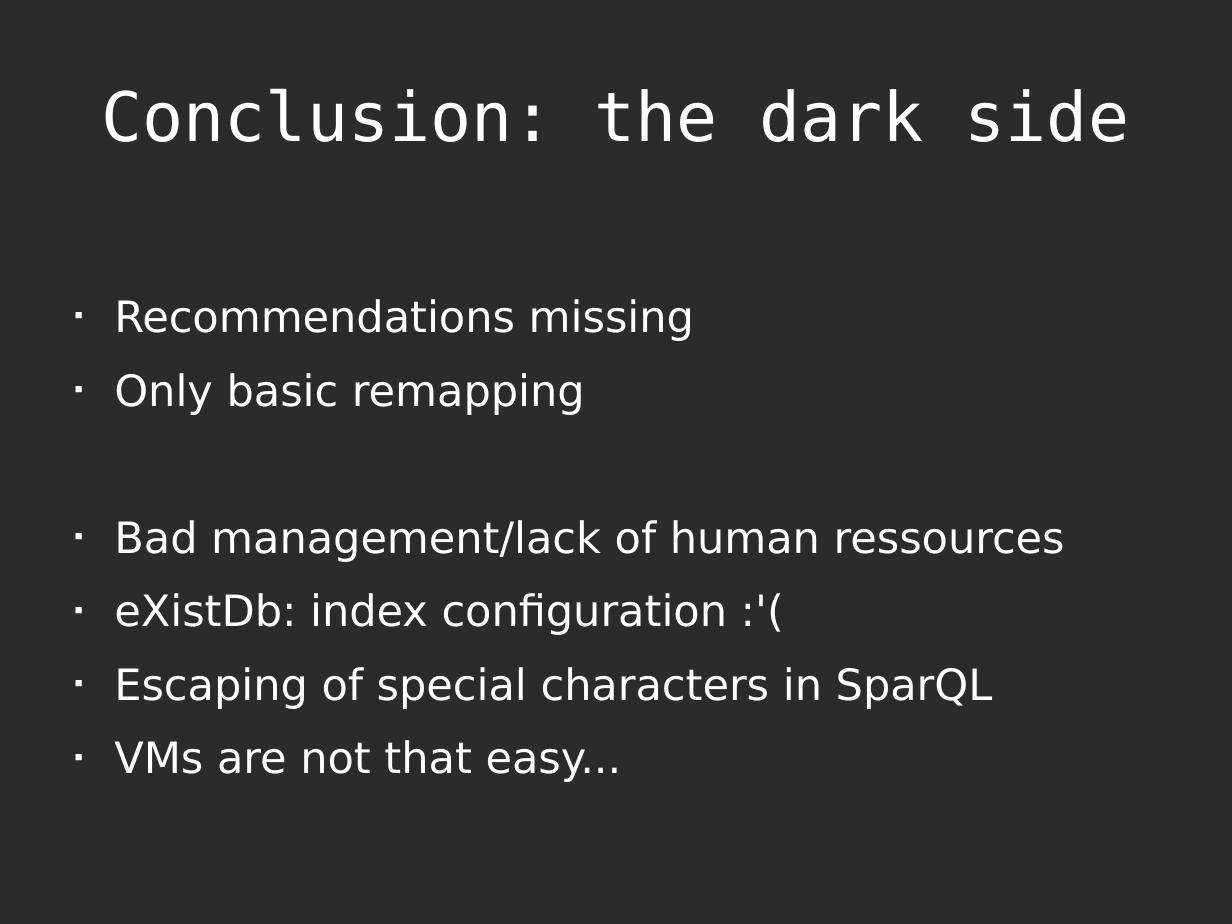
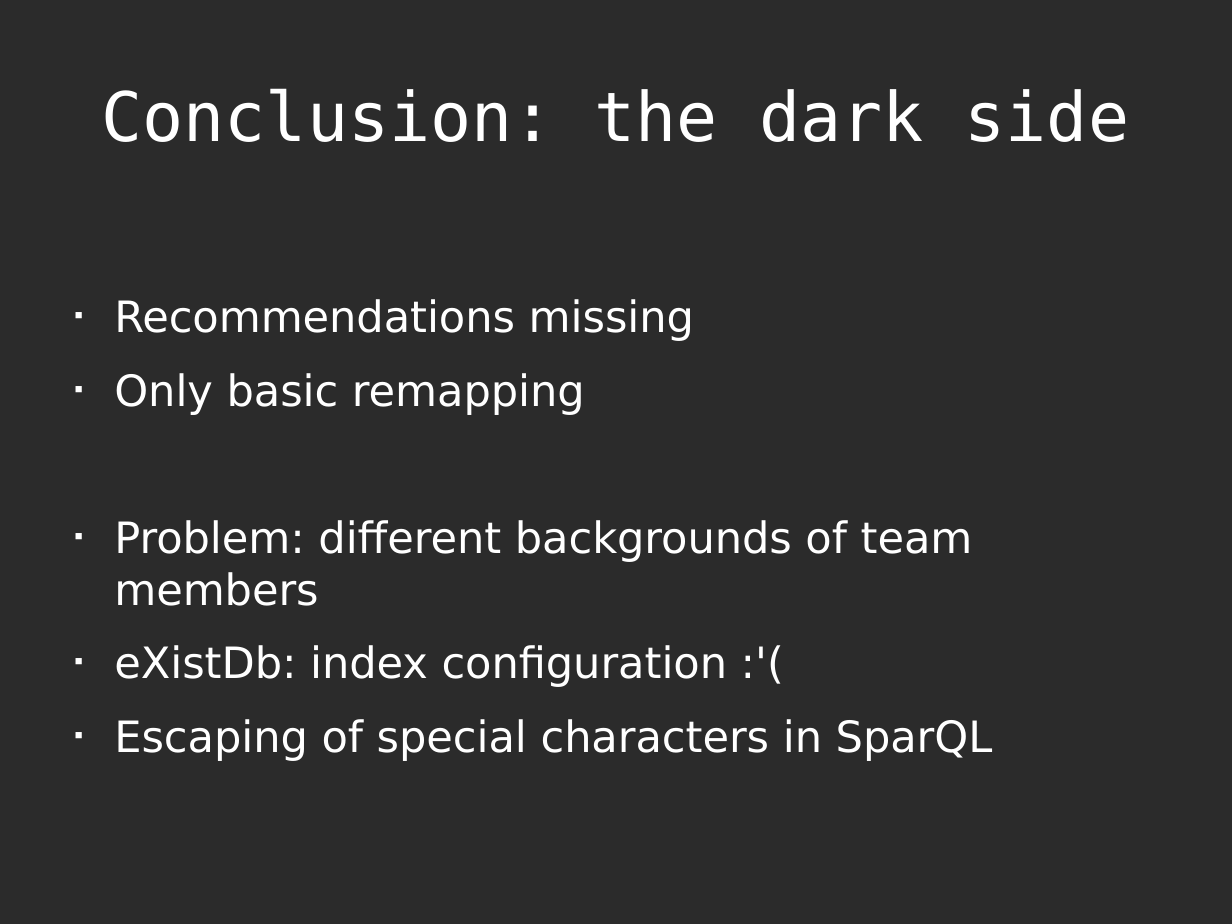
Before and after one commit to vogelsgesang/upc-od, a slide deck: slide 9 of documentation/od_presentation.odp. Drawn at 1232x924 pixels with LibreOffice and Linux fonts; fonts in the diff are those of the drawing; background and template pictures are left out; a plain dark background stands for a picture behind light text. Boxes give left, top, right and bottom in pixels: in the first picture for what was removed or moved away, otherwise in the second. Text is boxed around its words. In the diff, an @@ line names an element or a change of style, - is before the commit and + after.

Commit message:
presentation updates

```diff
--- a/documentation/od_presentation.odp
+++ b/documentation/od_presentation.odp
@@ text at (x1=114, y1=520, x2=973, y2=606): text changed @@
-■ Bad management/lack of human ressources
+■ Problem: different backgrounds of team members
@@ text at (x1=114, y1=740, x2=471, y2=774): paragraph removed @@
-■ VMs are not that easy...
```
Also in this commit, not shown: 1 other slide changed, 1 other file.
